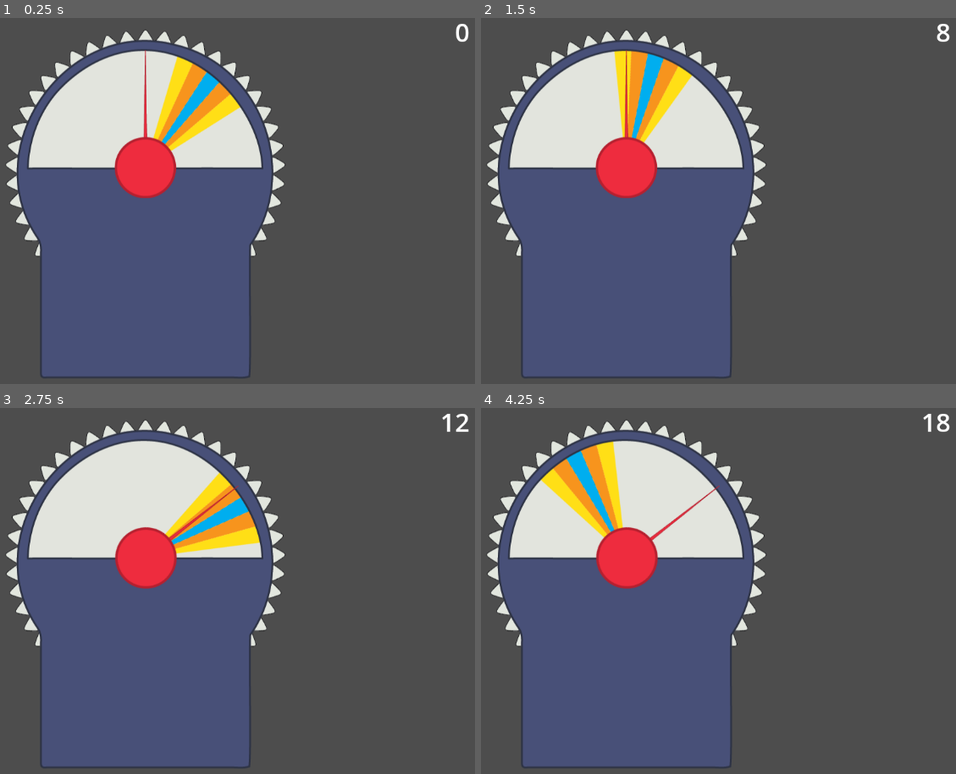
Above: before the commit, frames 1-4 (two rows, left to right).
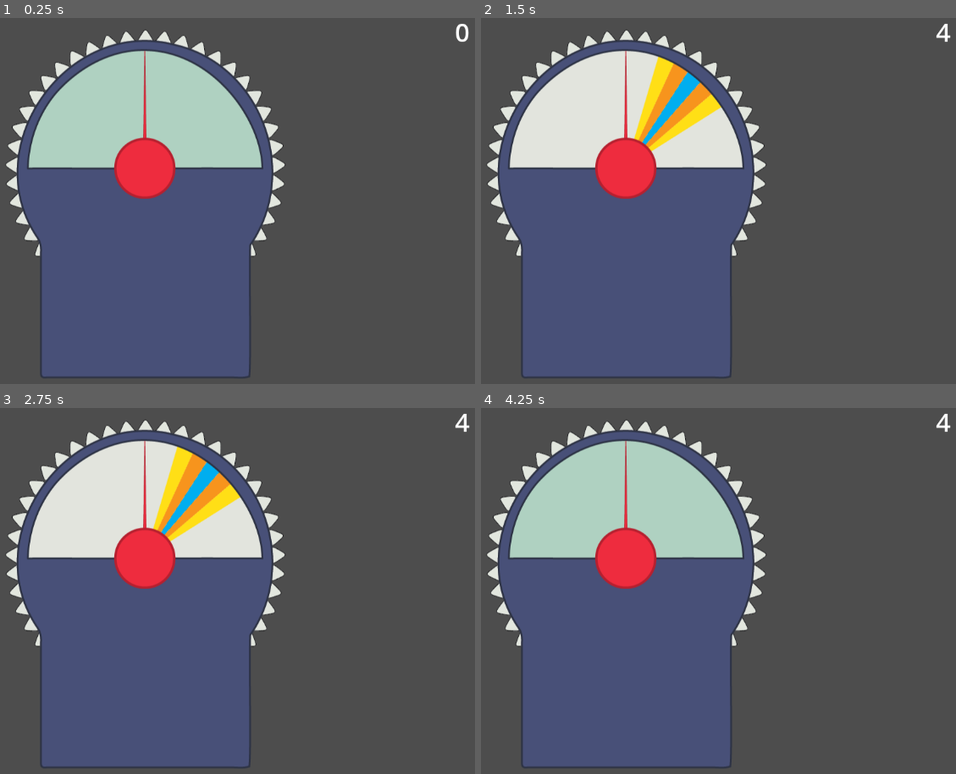
Above: after the commit, the same moments.

Repository: EshanDoes/wavelength--digital-version-
Game: Godot game, scene res://main.tscn
Same seed, same stepped clock (60 frames per second), same inputs: the game is played once before the commit and once after it.
Inputs (mouse positions are in pixels of both pictures, inside the frame that each line leads up to):
- Up to frame 1 (0.25 s): no input
- Up to frame 2 (1.5 s): tap Enter at 0.5 s; move the mouse to (770, 186) at 0.52 s; press the mouse at (770, 186) at 0.53 s; hold Right 0.53-1.28 s; move the mouse to (485, 222) at 1.27 s; release the mouse at (485, 222) at 1.28 s; hold Down from 1.28 s (still down); click (485, 222) at 1.35 s
- Up to frame 3 (2.75 s): tap Space at 2 s; move the mouse to (209, 510) at 2.02 s; release Down at 2.03 s; press the mouse at (209, 510) at 2.03 s; hold Right from 2.03 s (still down); tap Alt at 2.1 s
- Up to frame 4 (4.25 s): tap Enter at 2.75 s; move the mouse to (585, 667) at 2.77 s; release Right at 2.78 s; release the mouse at (585, 667) at 2.78 s; hold Up 2.78-3.53 s; tap Shift at 2.85 s; click (585, 667) at 3.05 s; tap Space at 3.5 s; move the mouse to (823, 649) at 3.52 s; press the mouse at (823, 649) at 3.53 s; hold Left from 3.53 s (still down)

The runs differ from the first frame. In frame 1, 11% of the frame differs, in the area x 6-56%, y 8-50%; in frame 2, 4.0%; in frame 3, 4.5%; in frame 4, 11%, in the area x 6-99%, y 1-50%.

Commit message:
Hourly Commit 3.5 (Day 3)
Made the cover hide the target and added an animation for it, added the opposite card assets as well as a JSON file which will contain all the opposites in the future

Diff:
--- a/Test.tscn
+++ /dev/null
@@ -1,10 +0,0 @@
-[gd_scene load_steps=2 format=3 uid="uid://dnnka5th1gldj"]
-
-[ext_resource type="Texture2D" uid="uid://cevmow83dpwpi" path="res://icon.svg" id="1_mtyf4"]
-
-[node name="Node2D" type="Node2D"]
-
-[node name="Sprite2D" type="Sprite2D" parent="."]
-texture = ExtResource("1_mtyf4")
-
-[node name="Node2D" type="Node2D" parent="."]
--- a/main.tscn
+++ b/main.tscn
@@ -44,7 +44,6 @@
 
 [node name="Board Cover" type="StaticBody2D" parent="."]
 position = Vector2(584, 266)
-rotation = 3.14159
 script = ExtResource("3_7mycd")
 
 [node name="Polygon2D2" type="Polygon2D" parent="Board Cover"]
@@ -61,6 +60,7 @@
 script = ExtResource("4_lquwl")
 
 [node name="Board Selector" type="Sprite2D" parent="Selector"]
+position = Vector2(-1, 1)
 texture = ExtResource("4_1bvp3")
 offset = Vector2(0, -75)
 
--- /dev/null
+++ b/opposites.tres
@@ -0,0 +1,156 @@
+[gd_resource type="JSON" format=3 uid="uid://63ehbps0pvfu"]
+
+[resource]
+data = {
+"opposites_list": [{
+"left_side": "Good Music",
+"right_side": "Bad Music"
+}, {
+"left_side": "Greedy Company",
+"right_side": "Honest Company"
+}, {
+"left_side": "Expensive Product",
+"right_side": "Cheap Product"
+}, {
+"left_side": "Productive Task",
+"right_side": "Simple Task"
+}, {
+"left_side": "Short-term Goal",
+"right_side": "Long-term Goal"
+}, {
+"left_side": "Out of its time",
+"right_side": "Ahead of its time"
+}, {
+"left_side": " ",
+"right_side": " "
+}, {
+"left_side": " ",
+"right_side": " "
+}, {
+"left_side": " ",
+"right_side": " "
+}, {
+"left_side": " ",
+"right_side": " "
+}, {
+"left_side": " ",
+"right_side": " "
+}, {
+"left_side": " ",
+"right_side": " "
+}, {
+"left_side": " ",
+"right_side": " "
+}, {
+"left_side": " ",
+"right_side": " "
+}, {
+"left_side": " ",
+"right_side": " "
+}, {
+"left_side": " ",
+"right_side": " "
+}, {
+"left_side": " ",
+"right_side": " "
+}, {
+"left_side": " ",
+"right_side": " "
+}, {
+"left_side": " ",
+"right_side": " "
+}, {
+"left_side": " ",
+"right_side": " "
+}, {
+"left_side": " ",
+"right_side": " "
+}, {
+"left_side": " ",
+"right_side": " "
+}, {
+"left_side": " ",
+"right_side": " "
+}, {
+"left_side": " ",
+"right_side": " "
+}, {
+"left_side": " ",
+"right_side": " "
+}, {
+"left_side": " ",
+"right_side": " "
+}, {
+"left_side": " ",
+"right_side": " "
+}, {
+"left_side": " ",
+"right_side": " "
+}, {
+"left_side": " ",
+"right_side": " "
+}, {
+"left_side": " ",
+"right_side": " "
+}, {
+"left_side": " ",
+"right_side": " "
+}, {
+"left_side": " ",
+"right_side": " "
+}, {
+"left_side": " ",
+"right_side": " "
+}, {
+"left_side": " ",
+"right_side": " "
+}, {
+"left_side": " ",
+"right_side": " "
+}, {
+"left_side": " ",
+"right_side": " "
+}, {
+"left_side": " ",
+"right_side": " "
+}, {
+"left_side": " ",
+"right_side": " "
+}, {
+"left_side": " ",
+"right_side": " "
+}, {
+"left_side": " ",
+"right_side": " "
+}, {
+"left_side": " ",
+"right_side": " "
+}, {
+"left_side": " ",
+"right_side": " "
+}, {
+"left_side": " ",
+"right_side": " "
+}, {
+"left_side": " ",
+"right_side": " "
+}, {
+"left_side": " ",
+"right_side": " "
+}, {
+"left_side": " ",
+"right_side": " "
+}, {
+"left_side": " ",
+"right_side": " "
+}, {
+"left_side": " ",
+"right_side": " "
+}, {
+"left_side": " ",
+"right_side": " "
+}, {
+"left_side": " ",
+"right_side": " "
+}]
+}
--- a/scripts/coveranimation.gd
+++ b/scripts/coveranimation.gd
@@ -1,9 +1,24 @@
 extends StaticBody2D
 
-#func _ready():
-#	CoverOpen(60)
+# Detect click and animate cover when clicked
+func _input(event):
+	if(event.is_action_pressed("click") and self.rotation_degrees == 0):
+		CoverOpen(50.0)
+		await get_tree().create_timer(3).timeout
+		CoverClose(50.0)
 
-# Cover opening animation (currently unused due to not working, will fix later)
+# Cover opening animation
 func CoverOpen(animationTime):
 	for i in animationTime:
 		self.rotation_degrees = ease(i/animationTime, 0.3) * 180
+		await get_tree().create_timer(0.01).timeout
+
+		print(self.rotation_degrees)
+
+# Cover closing animation
+func CoverClose(animationTime):
+	for i in animationTime:
+		self.rotation_degrees = 180 + round(-ease(i/animationTime, 0.3) * 180)
+		await get_tree().create_timer(0.01).timeout
+
+		print(self.rotation_degrees)
--- a/scripts/selector.gd
+++ b/scripts/selector.gd
@@ -9,12 +9,12 @@
 func _process(delta):
 	direction = rad_to_deg(get_global_mouse_position().angle_to_point(position)) - 90
 
-	if(not(direction > 90 or direction < -90)):
+	if(not(direction > 90 or direction < -90) and $"/root/Main/Board Cover".rotation_degrees == 0):
 		rotation_degrees = direction
 
 # Detect click and process where it is
 func _input(event):
-	if event.is_action_pressed("click"):
+	if(event.is_action_pressed("click") and $"/root/Main/Board Cover".rotation_degrees == 0):
 		totalpoints += pointsadded
 		$"/root/Main/Points Counter".text = str(totalpoints)
 
--- a/scripts/targetrandomizer.gd
+++ b/scripts/targetrandomizer.gd
@@ -3,11 +3,15 @@
 # Prepreparing the usage of random numbers
 var random = RandomNumberGenerator.new()
 
+# Start the game by generating a random position for the target
 func _ready():
 	randomTargetPosition()
 
+# Detect if the mouse is clicked, and randomize the target after the board animation
 func _input(event):
-	if event.is_action_pressed("click"):
+	if(event.is_action_pressed("click") and $"/root/Main/Board Cover".rotation_degrees == 0):
+		await get_tree().create_timer(3.5).timeout
+
 		randomTargetPosition()
 
 # Used to generate a random position and place the target in that position
Binary file added: sprites/board/leftcard.png
Binary file added: sprites/board/rightcard.png
